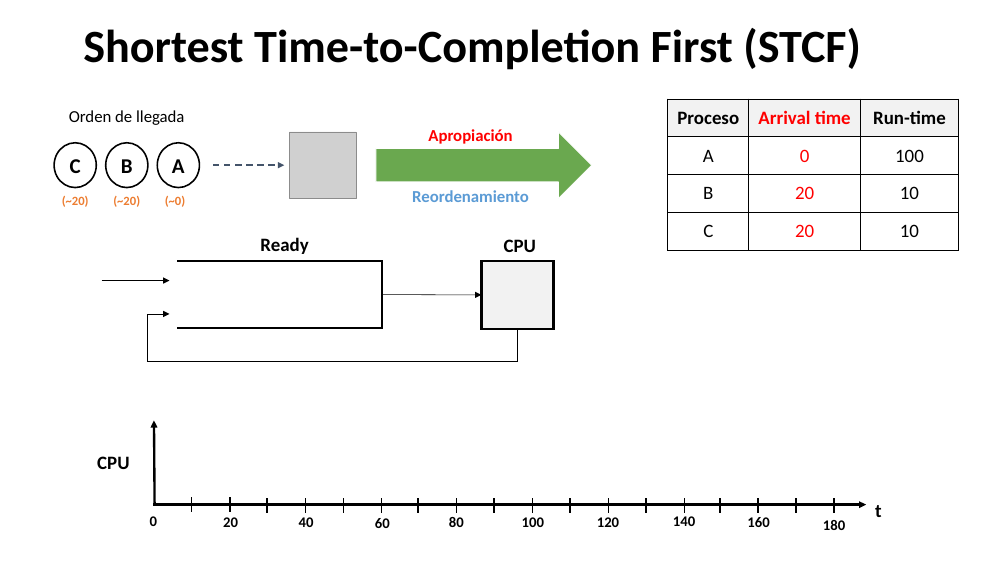
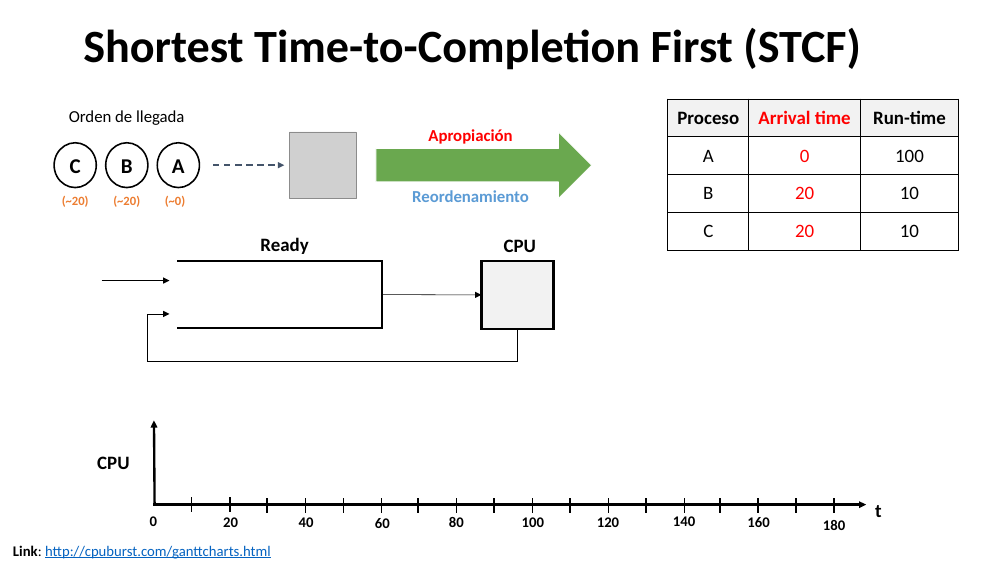
Before and after one commit to udea-so/apuntes_2026-2_SO-virtual, a slide deck: slide 41 of clase_05/SO_apuntes_clase5.pptx (slide 39 before the commit). Drawn at 1008x567 pixels with LibreOffice and Linux fonts; fonts in the diff are those of the drawing; grey boxes stand for pictures. Boxes give left, top, right and bottom in pixels: in the first picture for what was removed or moved away, otherwise in the second. Text is boxed around its words. In the diff, an @@ line names an element or a change of style, - is before the commit and + after.

```diff
--- a/clase_05/SO_apuntes_clase5.pptx
+++ b/clase_05/SO_apuntes_clase5.pptx
@@ text added at (13,545,271,559), 14 pt, text #0563C1, underline @@
+Link: http://cpuburst.com/ganttcharts.html
```
Also in this commit, not shown: 12 other slides changed, 2 slides added, 17 other files.
